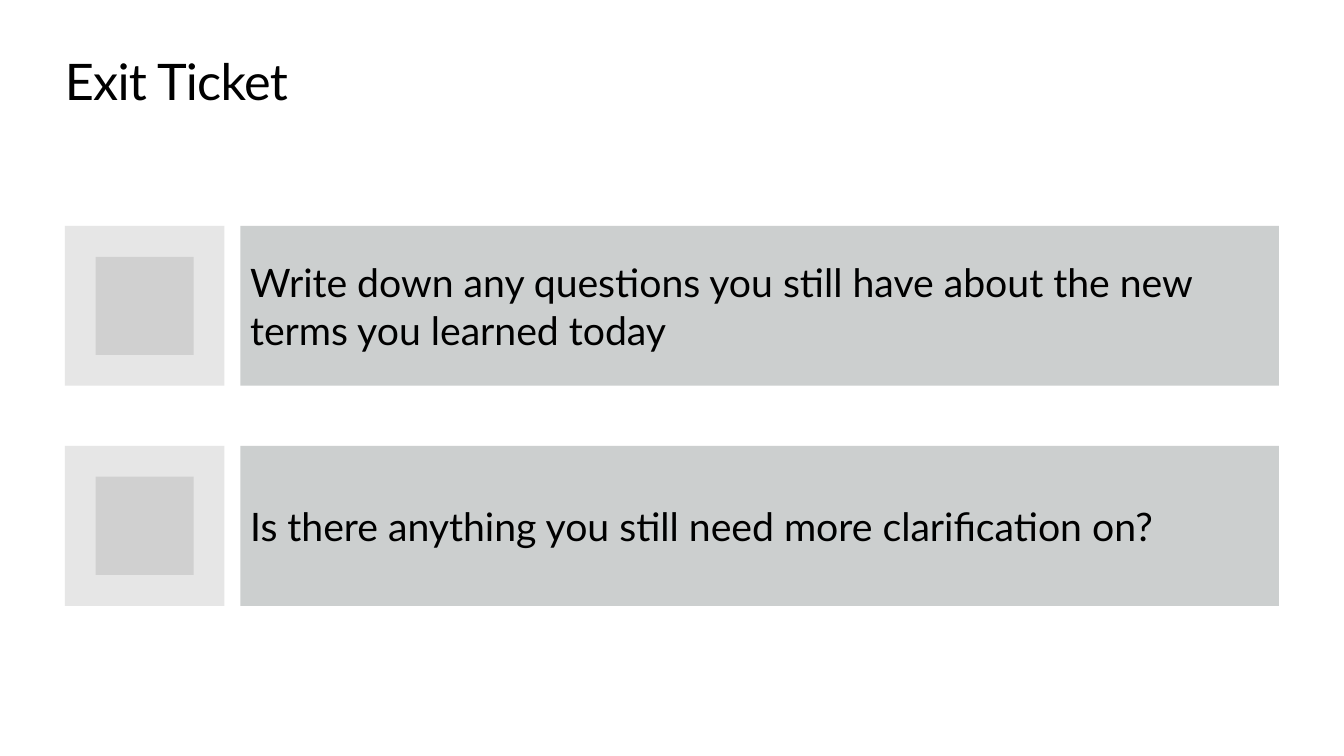
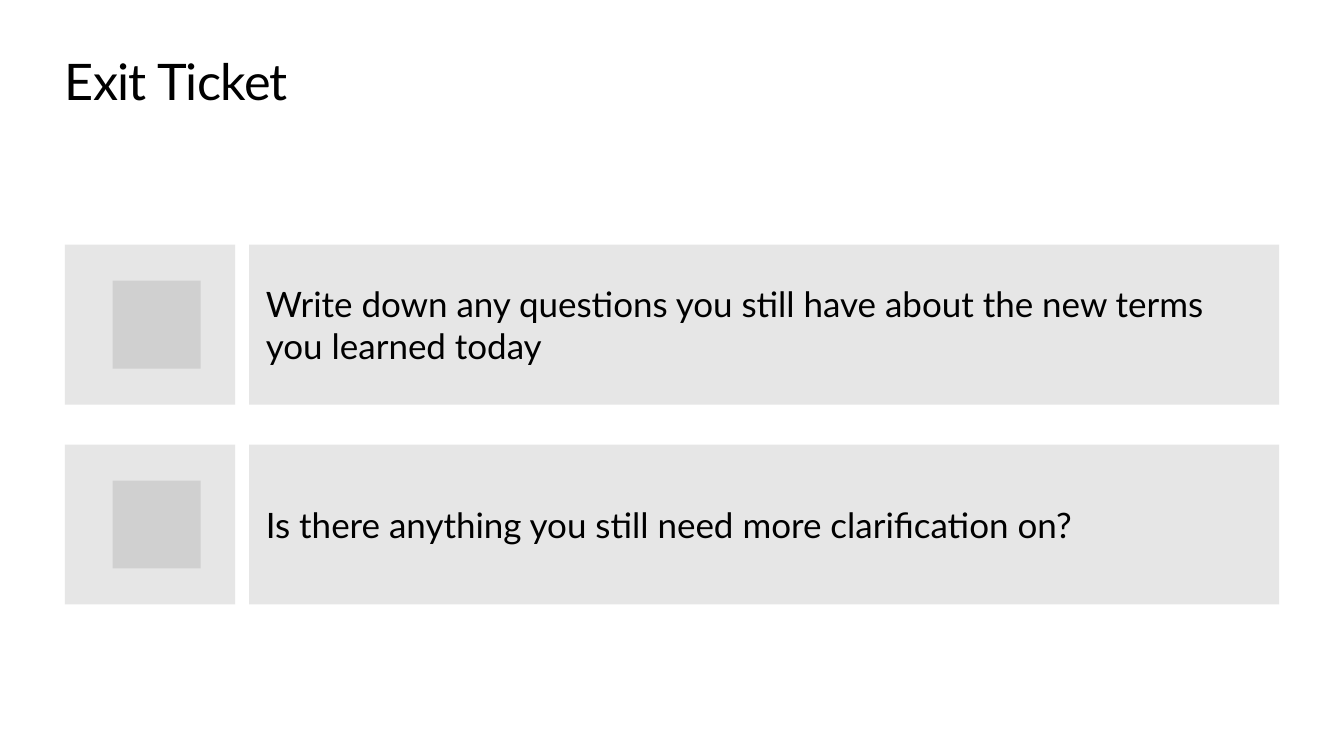
Before and after one commit to TEALSK12/2nd-semester-introduction-to-computer-science, a slide deck: slide 14 of docs/units/7_unit/slidedecks/Intro Python 7.03 TEALS.pptx (slide 17 before the commit). Drawn at 1344x756 pixels with LibreOffice and Linux fonts; fonts in the diff are those of the drawing; grey boxes stand for pictures; background and template pictures are left out. Boxes give left, top, right and bottom in pixels: in the first picture for what was removed or moved away, otherwise in the second. Text is boxed around its words. In the diff, an @@ line names an element or a change of style, - is before the commit and + after.

```diff
--- a/docs/units/7_unit/slidedecks/Intro Python 7.03 TEALS.pptx
+++ b/docs/units/7_unit/slidedecks/Intro Python 7.03 TEALS.pptx
@@ rectangle removed at (x1=240, y1=226, x2=1279, y2=386) @@
-Write down any questions you still have about the new terms you learned today
@@ rectangle resized from (x1=65, y1=226, x2=224, y2=386) to (x1=65, y1=245, x2=235, y2=405) @@
@@ freeform shape added at (x1=249, y1=245, x2=1279, y2=405), fill #E6E6E6, 25 pt, text #000000 @@
+Write down any questions you still have about the new terms you learned today
@@ picture resized from (x1=96, y1=257, x2=194, y2=355) to (x1=113, y1=281, x2=201, y2=369) @@
@@ rectangle resized from (x1=65, y1=446, x2=224, y2=606) to (x1=65, y1=445, x2=235, y2=605) @@
@@ rectangle removed at (x1=240, y1=446, x2=1279, y2=606) @@
-Is there anything you still need more clarification on?
@@ freeform shape added at (x1=249, y1=445, x2=1279, y2=605), fill #E6E6E6, 25 pt, text #000000 @@
+Is there anything you still need more clarification on?
@@ picture resized from (x1=96, y1=477, x2=194, y2=575) to (x1=113, y1=481, x2=201, y2=569) @@
```
Also in this commit, not shown: 2 other slides changed, 10 slides added, 13 slides removed, 26 other files.
